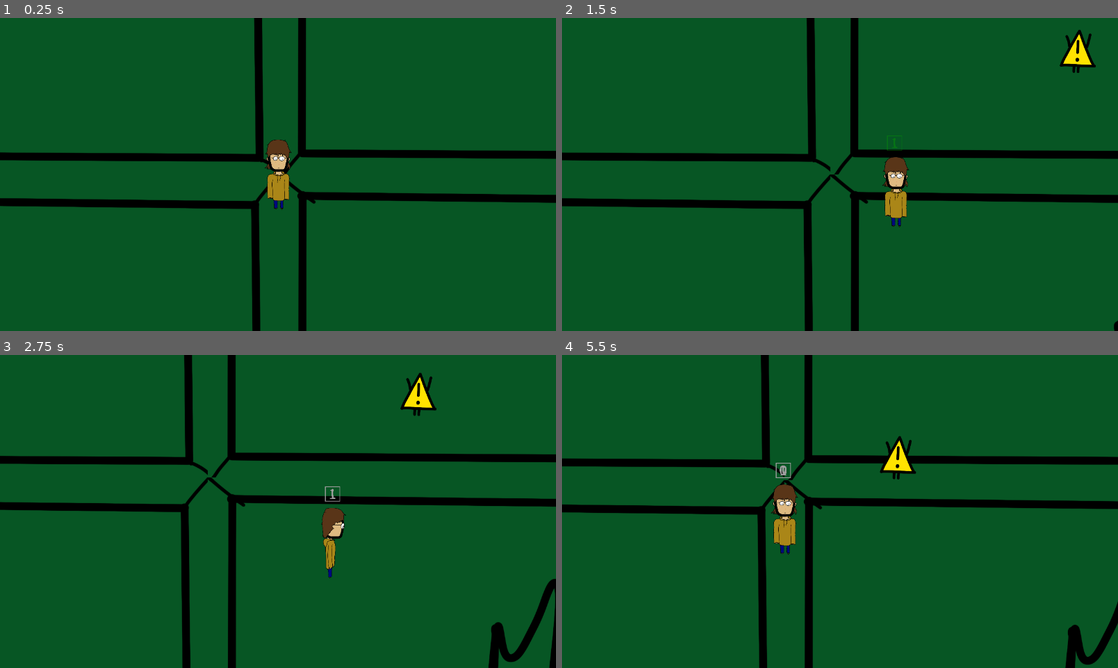
Above: before the commit, frames 1-4 (two rows, left to right).
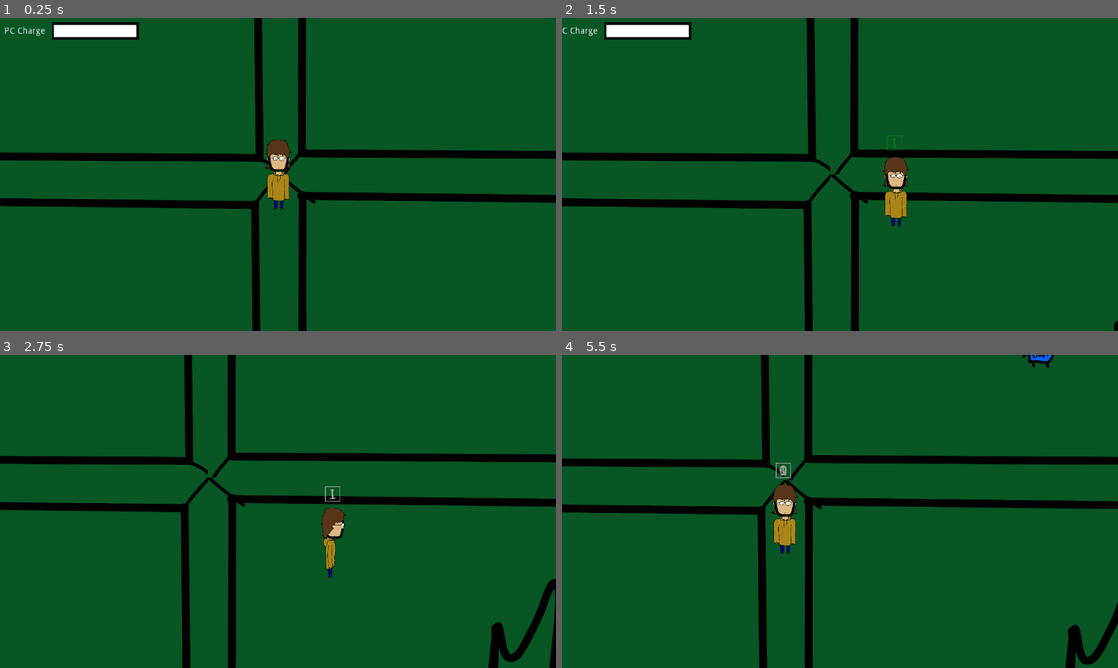
Above: after the commit, the same moments.

Repository: CeylenGames/5thAlakajam
Game: Godot game, scene res://World.tscn
Two runs of this game, one before a commit and one after it. Both use one fixed random seed, a clock stepped at 60 frames per second and the inputs below.
Inputs:
- Up to frame 1 (0.25 s): no input
- Up to frame 2 (1.5 s): tap Enter at 0.5 s; hold Right (ui_right) 0.53-1.28 s; tap Keypad 0 (combo_0) at 0.6 s; tap Space (ui_select) at 0.77 s; hold Down (ui_down) from 1.28 s (still down); tap Keypad 1 (combo_1) at 1.35 s
- Up to frame 3 (2.75 s): tap Space (ui_select) at 1.52 s; release Down (ui_down) at 2.03 s; hold Right (ui_right) from 2.03 s (still down); tap Keypad 0 (combo_0) at 2.1 s
- Up to frame 4 (5.5 s): release Right (ui_right) at 2.78 s; hold Up (ui_up) 2.78-3.53 s; tap Keypad 1 (combo_1) at 2.85, 4.35 s; tap Space (ui_select) at 3.02, 3.77, 4.52 s; hold Left (ui_left) 3.53-5.03 s; tap Keypad 0 (combo_0) at 3.6, 5.1 s; hold Down (ui_down) from 5.03 s (still down)

The runs differ from the first frame. In frame 1, 0.9% of the frame differs, in the area x 0-25%, y 1-7%; in frame 2, 1.4%, in the area x 0-96%, y 1-18%; in frame 3, 0.5%; in frame 4, 0.6%.

Commit message:
modifs

Diff:
--- a/Prefabs/Enemy.tscn
+++ b/Prefabs/Enemy.tscn
@@ -8,7 +8,7 @@
 custom_solver_bias = 0.0
 extents = Vector2( 40, 40 )
 
-[node name="Enemy" type="KinematicBody2D" index="0"]
+[node name="Enemy" type="KinematicBody2D"]
 
 input_pickable = false
 collision_layer = 1
--- a/Scripts/Enemy.gd
+++ b/Scripts/Enemy.gd
@@ -9,7 +9,7 @@
 
 var index = 0
 var vector = Vector2()
-var Speed = 100
+var Speed = 50
 
 func _physics_process(delta):
 	if is_ready:
--- a/Scripts/Spawner.gd
+++ b/Scripts/Spawner.gd
@@ -5,9 +5,11 @@
 export (NodePath) var Player
 export (NodePath) var EnemyContainer
 
+export (Array) var sprites
 
 func spawn_enemy():
 	var enemy = Enemy.instance()
 	enemy.position = position
 	get_node(EnemyContainer).add_child(enemy)
+	enemy.set_sprite(sprites[rand_range(0, sprites.size())])
 	enemy.set_nav(get_node(nav), get_node(Player))
--- a/World.tscn
+++ b/World.tscn
@@ -1,10 +1,16 @@
-[gd_scene load_steps=7 format=2]
+[gd_scene load_steps=13 format=2]
 
 [ext_resource path="res://Prefabs/Player.tscn" type="PackedScene" id=1]
 [ext_resource path="res://Prefabs/Combo.tscn" type="PackedScene" id=2]
 [ext_resource path="res://images/maptete.png" type="Texture" id=3]
 [ext_resource path="res://Scripts/Spawner.gd" type="Script" id=4]
 [ext_resource path="res://Prefabs/Enemy.tscn" type="PackedScene" id=5]
+[ext_resource path="res://images/enemies/spam1.png" type="Texture" id=6]
+[ext_resource path="res://images/enemies/spam2.png" type="Texture" id=7]
+[ext_resource path="res://images/enemies/spam3.png" type="Texture" id=8]
+[ext_resource path="res://images/enemies/spam4.png" type="Texture" id=9]
+[ext_resource path="res://images/ui/fond_bar.png" type="Texture" id=10]
+[ext_resource path="res://images/ui/bar.png" type="Texture" id=11]
 
 [sub_resource type="NavigationPolygon" id=1]
 
@@ -48,6 +54,7 @@
 
 [node name="ParallaxBackground" type="ParallaxBackground" parent="." index="1"]
 
+editor/display_folded = true
 layer = -1
 offset = Vector2( 0, 0 )
 rotation = 0.0
@@ -168,20 +175,132 @@
 
 [node name="Spawner" type="Node2D" parent="." index="3"]
 
+editor/display_folded = true
 position = Vector2( 610, -310 )
 script = ExtResource( 4 )
 nav = NodePath("../Navigation2D")
 Enemy = ExtResource( 5 )
 Player = NodePath("../Player")
 EnemyContainer = NodePath("../Enemies")
+sprites = [ ExtResource( 6 ), ExtResource( 7 ), ExtResource( 8 ), ExtResource( 9 ) ]
 
 [node name="Timer" type="Timer" parent="Spawner" index="0"]
 
 process_mode = 1
-wait_time = 1.0
-one_shot = true
+wait_time = 5.0
+one_shot = false
 autostart = true
 
-[node name="Enemies" type="Node2D" parent="." index="4"]
+[node name="Spawner2" type="Node2D" parent="." index="4"]
+
+editor/display_folded = true
+position = Vector2( 710, 750 )
+script = ExtResource( 4 )
+nav = NodePath("../Navigation2D")
+Enemy = ExtResource( 5 )
+Player = NodePath("../Player")
+EnemyContainer = NodePath("../Enemies")
+sprites = [ ExtResource( 6 ), ExtResource( 7 ), ExtResource( 8 ), ExtResource( 9 ) ]
+
+[node name="Timer" type="Timer" parent="Spawner2" index="0"]
+
+process_mode = 1
+wait_time = 5.0
+one_shot = false
+autostart = true
+
+[node name="Spawner3" type="Node2D" parent="." index="5"]
+
+editor/display_folded = true
+position = Vector2( -760, -560 )
+script = ExtResource( 4 )
+nav = NodePath("../Navigation2D")
+Enemy = ExtResource( 5 )
+Player = NodePath("../Player")
+EnemyContainer = NodePath("../Enemies")
+sprites = [ ExtResource( 6 ), ExtResource( 7 ), ExtResource( 8 ), ExtResource( 9 ) ]
+
+[node name="Timer" type="Timer" parent="Spawner3" index="0"]
+
+process_mode = 1
+wait_time = 5.0
+one_shot = false
+autostart = true
+
+[node name="Enemies" type="Node2D" parent="." index="6"]
+
+[node name="ViewportContainer" type="ViewportContainer" parent="." index="7"]
+
+anchor_left = 0.0
+anchor_top = 0.0
+anchor_right = 1.0
+anchor_bottom = 1.0
+rect_pivot_offset = Vector2( 0, 0 )
+rect_clip_content = false
+mouse_filter = 0
+mouse_default_cursor_shape = 0
+size_flags_horizontal = 1
+size_flags_vertical = 1
+stretch = false
+stretch_shrink = 1
+
+[node name="TextureProgress" type="TextureProgress" parent="ViewportContainer" index="0"]
+
+anchor_left = 0.0
+anchor_top = 0.0
+anchor_right = 0.0
+anchor_bottom = 0.0
+margin_left = -520.0
+margin_top = -350.0
+margin_right = -420.0
+margin_bottom = -330.0
+rect_scale = Vector2( 2, 2 )
+rect_pivot_offset = Vector2( 0, 0 )
+rect_clip_content = false
+mouse_filter = 1
+mouse_default_cursor_shape = 0
+size_flags_horizontal = 1
+size_flags_vertical = 1
+min_value = 0.0
+max_value = 100.0
+step = 1.0
+page = 0.0
+value = 100.0
+exp_edit = false
+rounded = false
+texture_under = ExtResource( 10 )
+texture_over = null
+texture_progress = ExtResource( 11 )
+radial_fill_degrees = 360.0
+radial_center_offset = Vector2( 0, 0 )
+nine_patch_stretch = false
+_sections_unfolded = [ "Rect", "Textures" ]
+
+[node name="Label" type="Label" parent="ViewportContainer" index="1"]
+
+anchor_left = 0.0
+anchor_top = 0.0
+anchor_right = 0.0
+anchor_bottom = 0.0
+margin_left = -630.0
+margin_top = -340.0
+margin_right = -567.0
+margin_bottom = -326.0
+rect_scale = Vector2( 1.5, 1.5 )
+rect_pivot_offset = Vector2( 0, 0 )
+rect_clip_content = false
+mouse_filter = 2
+mouse_default_cursor_shape = 0
+size_flags_horizontal = 1
+size_flags_vertical = 4
+text = "PC Charge"
+percent_visible = 1.0
+lines_skipped = 0
+max_lines_visible = -1
+_sections_unfolded = [ "Rect" ]
 
 [connection signal="timeout" from="Spawner/Timer" to="Spawner" method="spawn_enemy"]
+
+[connection signal="timeout" from="Spawner2/Timer" to="Spawner2" method="spawn_enemy"]
+
+[connection signal="timeout" from="Spawner3/Timer" to="Spawner3" method="spawn_enemy"]
--- a/project.godot
+++ b/project.godot
@@ -19,6 +19,7 @@
 window/size/width=1280
 window/size/height=720
 window/size/resizable=false
+window/size/always_on_top=true
 
 [input]
 
Binary file added: images/ui/bar.png
Not shown, added: images/ui/bar.png.import
Binary file added: images/ui/fond_bar.png
Not shown, added: images/ui/fond_bar.png.import
